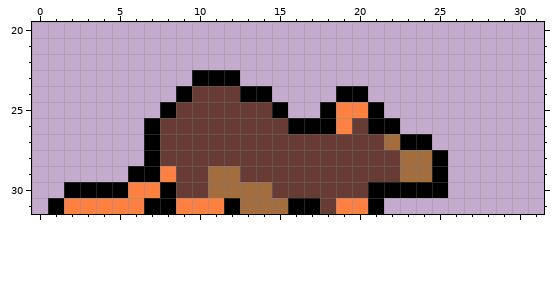
Two states of a pixel-art sprite, Project1/Content/death_rat_2.png. The picture above is the old version.
The file is 32x32 pixels. Shown: x 0..31, y 20..31.
After:
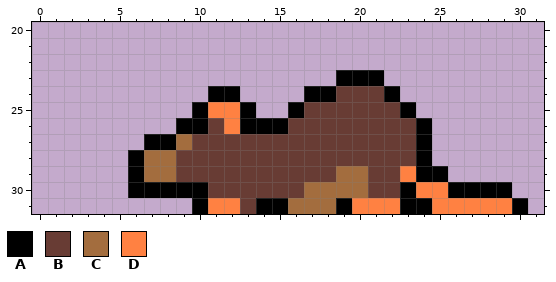
Palette (. is transparent): A #000000  B #683c34  C #a36d3e  D #ff8142
What changed:
Changed rows in their new state; - is an unchanged pixel.
first column x 1:
23 ---------...------AAA---------
24 --------..AA..--AABBBA--------
25 -------..ADDA..ABBBBBBA-------
26 ------..AA-DAAABBBB-BBBA------
27 -------AC------------BB-------
28 -----ACC--------------BA.-----
29 ------CC--BB------CC--DA------
30 -....AA-AABBBB--CCCCBB-DDAAAA-
31 .........A-DBAACCCA-DDAADDDDDA
Boxes around the changes in both pictures, in picture pixels (x1, y1, x2, y2):
changed: (48, 70, 528, 214)
